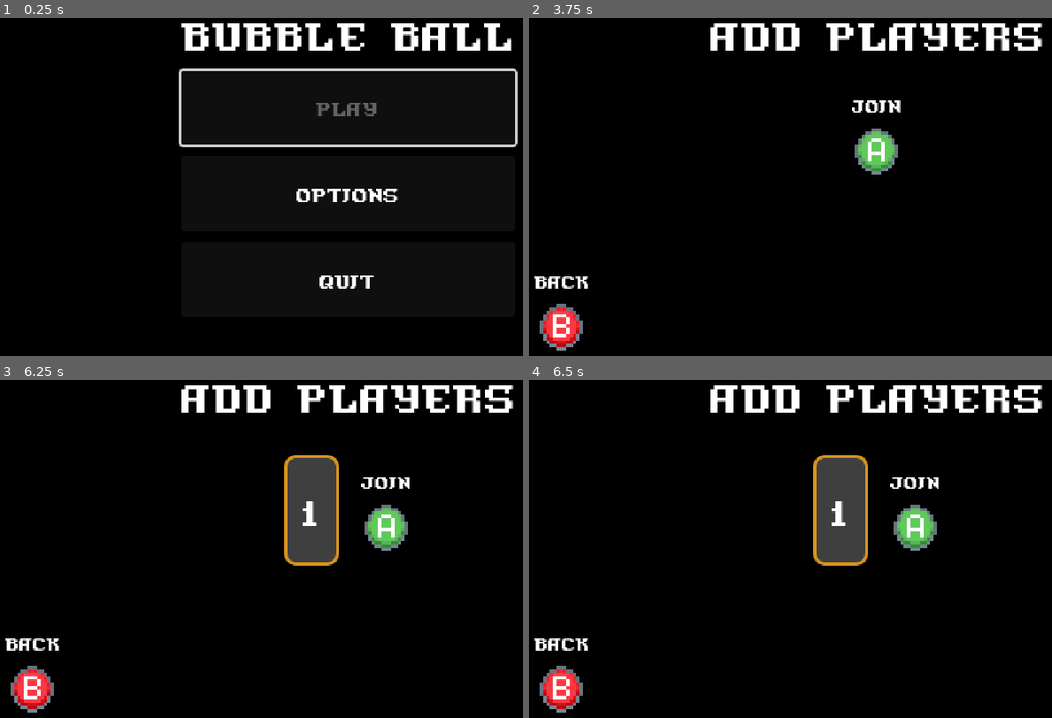
Above: before the commit, frames 1-4 (two rows, left to right).
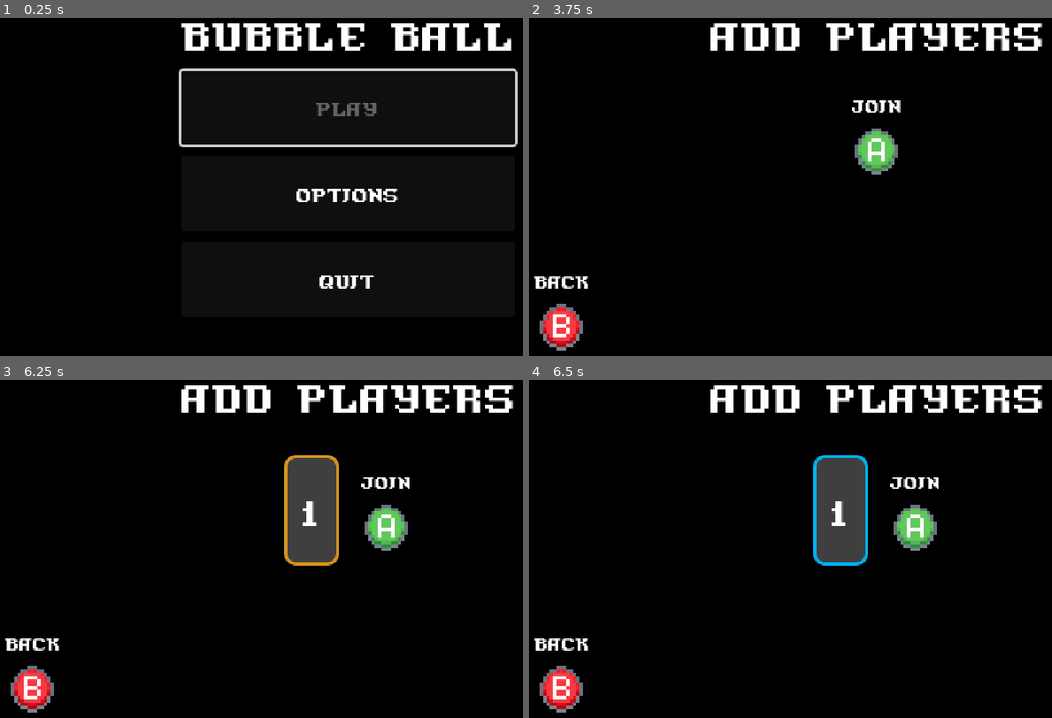
Above: after the commit, the same moments.

Repository: kyleyoung1121/BubbleBall
Game: Godot game, scene res://scenes & scripts/menu/main_menu.tscn
Same seed, same stepped clock (60 frames per second), same inputs: the game is played once before the commit and once after it. Sound files missing from this copy of the repository are replaced by a short silence.
Inputs (mouse positions are in pixels of both pictures, inside the frame that each line leads up to):
- Up to frame 1 (0.25 s): no input
- Up to frame 2 (3.75 s): click "Play" at 0.5 s; click (560, 308) at 1.25 s; click "Play" at 2 s; tap Enter (join) at 2.75, 2.85 s; tap Space (jump) at 3.02 s; tap X (start) at 3.5 s; hold Escape (back) from 3.53 s (still down); tap S (dive) at 3.6 s
- Up to frame 3 (6.25 s): tap Space (jump) at 3.77, 5.27, 6.02 s; tap Enter (join) at 3.8, 4.35, 5.3, 5.85 s; tap X (start) at 4.25, 5, 5.1, 5.75 s; release Escape (back) at 4.28 s; hold Escape (back) from 5.78 s (still down)
- Up to frame 4 (6.5 s): keep holding Escape (back); tap D (map_select_next) at 6.4 s

Frames 1-3 are identical in both runs. In frame 4, 0.6% of the frame differs, in the area x 54-65%, y 22-55%.

Commit message:
Added team switching in menu

Diff:
--- a/scenes & scripts/menu/MainMenu.gd
+++ b/scenes & scripts/menu/MainMenu.gd
@@ -41,8 +41,8 @@
 	# Add the player card to our dict of player nodes
 	player_nodes[player_num] = player_card_instance
 
-	# Update the card's team color
-	player_card_update_color(player_num)
+	# Update the cards' team colors
+	update_player_card_colors()
 
 	# Add the new card, and adjust the 'Press A To Join' graphic to appear last
 	players_and_prompt.add_child(player_card_instance)
@@ -69,6 +69,7 @@
 func _ready():
 	PlayerManager.player_joined.connect(add_player_card)
 	PlayerManager.player_left.connect(remove_player_card)
+	PlayerManager.player_changed_team.connect(update_player_card_colors)
 
 	main_menu.visible = true
 	settings_menu.visible = false
@@ -83,6 +84,7 @@
 	# Listen for join input, the PlayerManager will then initialize players as needed
 	if add_players_menu.visible == true:
 		PlayerManager.handle_join_input()
+		PlayerManager.handle_team_change_requests()
 
 	# If the players want to start the match, call start_match()
 	if add_players_menu.visible == true and hold_x_to_start_graphic.visible == true:
@@ -112,27 +114,16 @@
 		_on_settings_back_button_pressed()
 
 
-func player_card_switch_team(player_num):
-	# Get the player card's current & new team number (1 or 2)
-	var current_team = PlayerManager.get_player_data(player_num, "team")
-	var new_team = (current_team % 2) + 1
-
-	# Set the player's data
-	PlayerManager.set_player_data(player_num, "team", new_team)
-
-	# Update the card's color
-	player_card_update_color(player_num)
-
-
-func player_card_update_color(player_num):
-	# Find the player instance
-	var player_instance = player_nodes[player_num]
-	# Assign its color based on its team
-	var player_card_team = PlayerManager.get_player_data(player_num, "team")
-	if player_card_team == 1:
-		player_instance.add_theme_stylebox_override("panel", PLAYER_CARD_TEAM_ONE_THEME)
-	else:
-		player_instance.add_theme_stylebox_override("panel", PLAYER_CARD_TEAM_TWO_THEME)
+func update_player_card_colors():
+	for player_num in player_nodes.keys():
+		# Find the player instance
+		var player_instance = player_nodes[player_num]
+		# Assign its color based on its team
+		var player_card_team = PlayerManager.get_player_data(player_num, "team")
+		if player_card_team == 1:
+			player_instance.add_theme_stylebox_override("panel", PLAYER_CARD_TEAM_ONE_THEME)
+		else:
+			player_instance.add_theme_stylebox_override("panel", PLAYER_CARD_TEAM_TWO_THEME)
 
 
 func play_ui_next_sound(volume = -8, pitch = 1.2):
--- a/scenes & scripts/multiplayer/player_manager.gd
+++ b/scenes & scripts/multiplayer/player_manager.gd
@@ -8,6 +8,7 @@
 
 signal player_joined(player)
 signal player_left(player)
+signal player_changed_team()
 
 
 # player_num -> dictionary of data
@@ -26,6 +27,23 @@
 	for device in get_unjoined_devices():
 		if MultiplayerInput.is_action_just_pressed(device, "join"):
 			join(device)
+
+
+# Check if any player(s) are trying to change teams. Update their data accordingly
+func handle_team_change_requests():
+	# Check each player. Get input data regarding if they pressed next or previous
+	for player in player_data.keys():
+		var device = get_player_device(player)
+		var pressed_next = MultiplayerInput.is_action_just_pressed(device, "map_select_next")
+		var pressed_previous = MultiplayerInput.is_action_just_pressed(device, "map_select_previous")
+
+		# If this player has pressed next or previous, we can swap their team
+		if pressed_next or pressed_previous:
+			var current_team = get_player_data(player, "team")
+			var new_team = (current_team % 2) + 1
+			set_player_data(player, "team", new_team)
+			# After swapping teams, emit this signal so the UI can change accordingly
+			player_changed_team.emit()
 
 
 # If any device is pressing a certain button, return true
